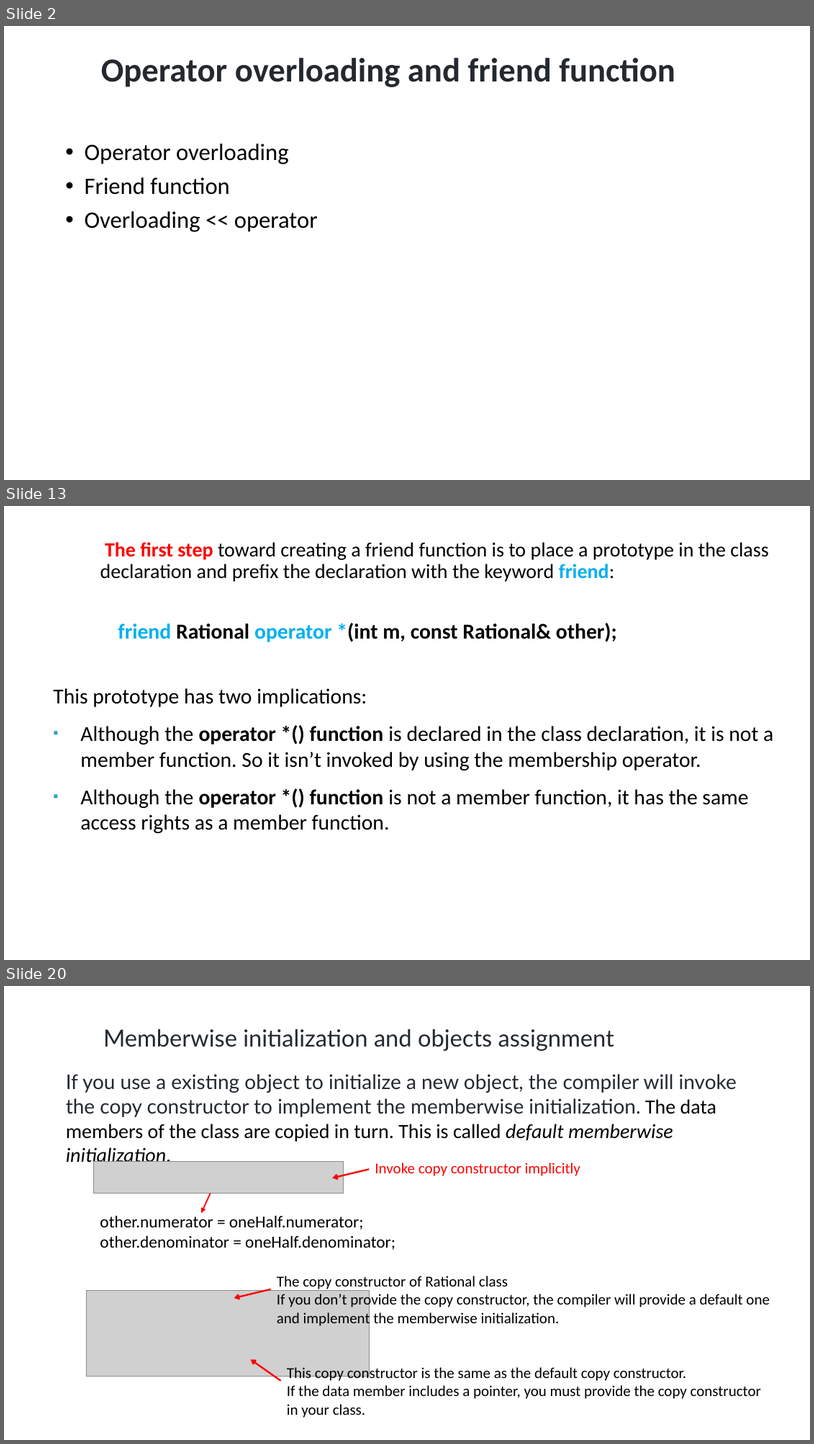
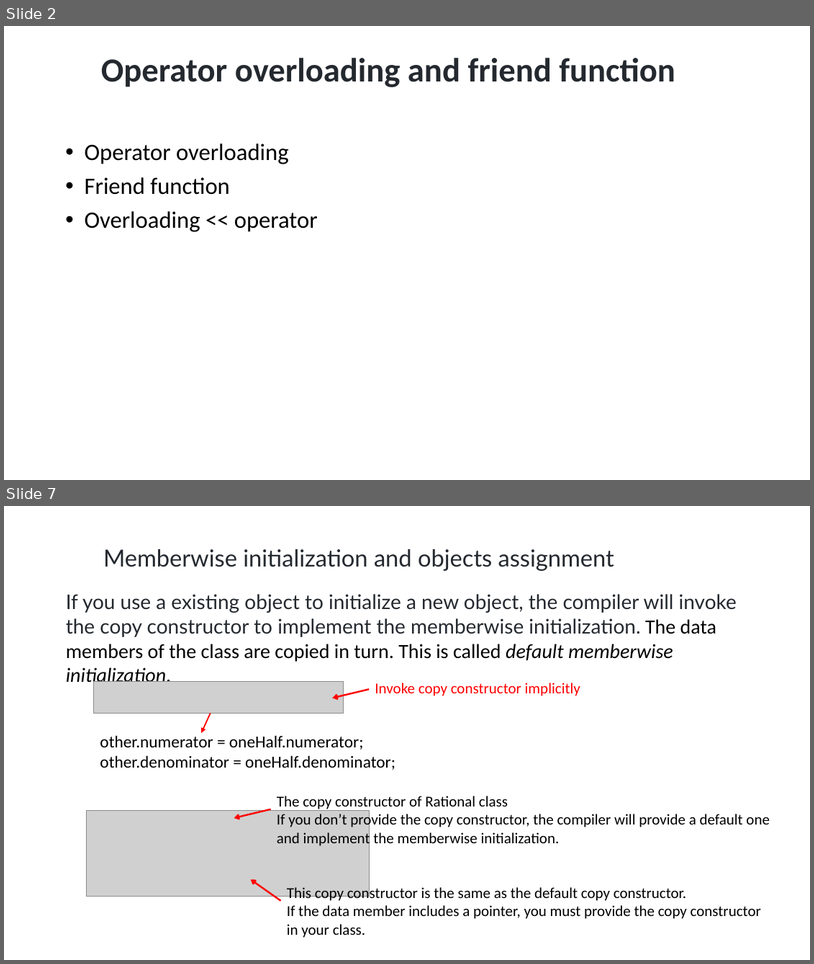
Before and after one commit to ShiqiYu/CPP, a slide deck: week10/Lab10.pptx. Shown one above the other, each under a label of ours: slides 2, 13 and 20 before the commit, slides 2 and 7 after it; the slides between them are not shown. The pictures are 814x1444 and 814x964 pixels, drawn with LibreOffice and Linux fonts; fonts in the diff are those of the drawing; grey boxes stand for pictures; background and template pictures are left out. Boxes give left, top, right and bottom in pixels: in the first picture for what was removed or moved away, otherwise in the second. Text is boxed around its words. In the diff, an @@ line names an element or a change of style, - is before the commit and + after.

```diff
--- a/week10/Lab10.pptx
+++ b/week10/Lab10.pptx
@@ slide 13 removed at (x1=4, y1=506, x2=810, y2=960), background #FFFFFF @@
@@ text removed at (x1=100, y1=542, x2=769, y2=582) @@
-  The first step toward creating a friend function is to place a prototype in the class declaration and prefix the declaration with the keyword friend:
@@ text removed at (x1=118, y1=623, x2=617, y2=642) @@
-  friend Rational operator *(int m, const Rational& other);
@@ text removed at (x1=53, y1=688, x2=774, y2=833) @@
-  This prototype has two implications:
-  ▪ Although the operator *() function is declared in the class declaration, it is not a member function. So it isn’t invoked by using the membership operator.
-  ▪ Although the operator *() function is not a member function, it has the same access rights as a member function.
@@ what was slide 20 is now slide 7 @@
```
Also in this commit, not shown: 7 slides changed, 12 other slides removed.
